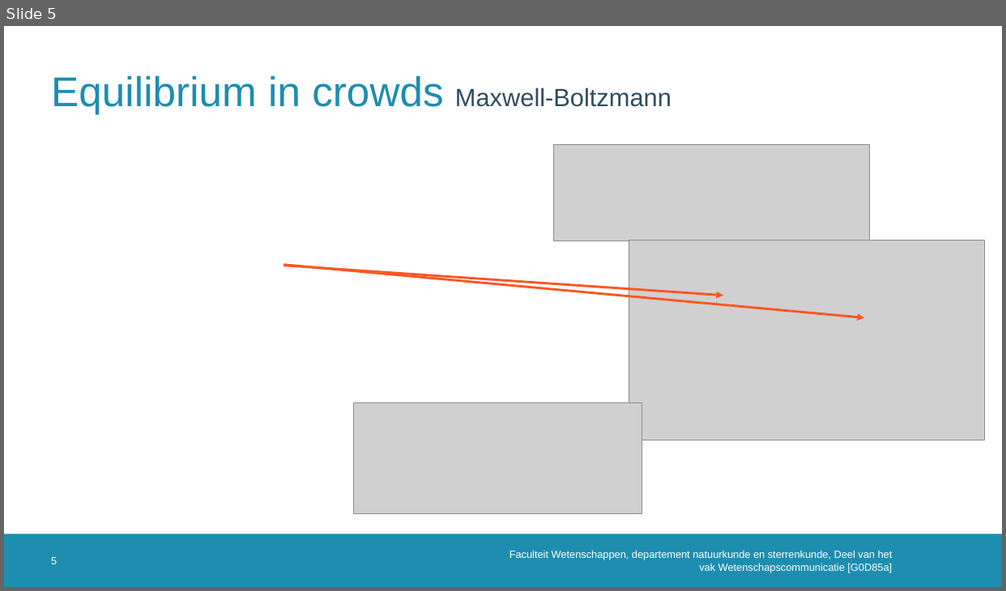
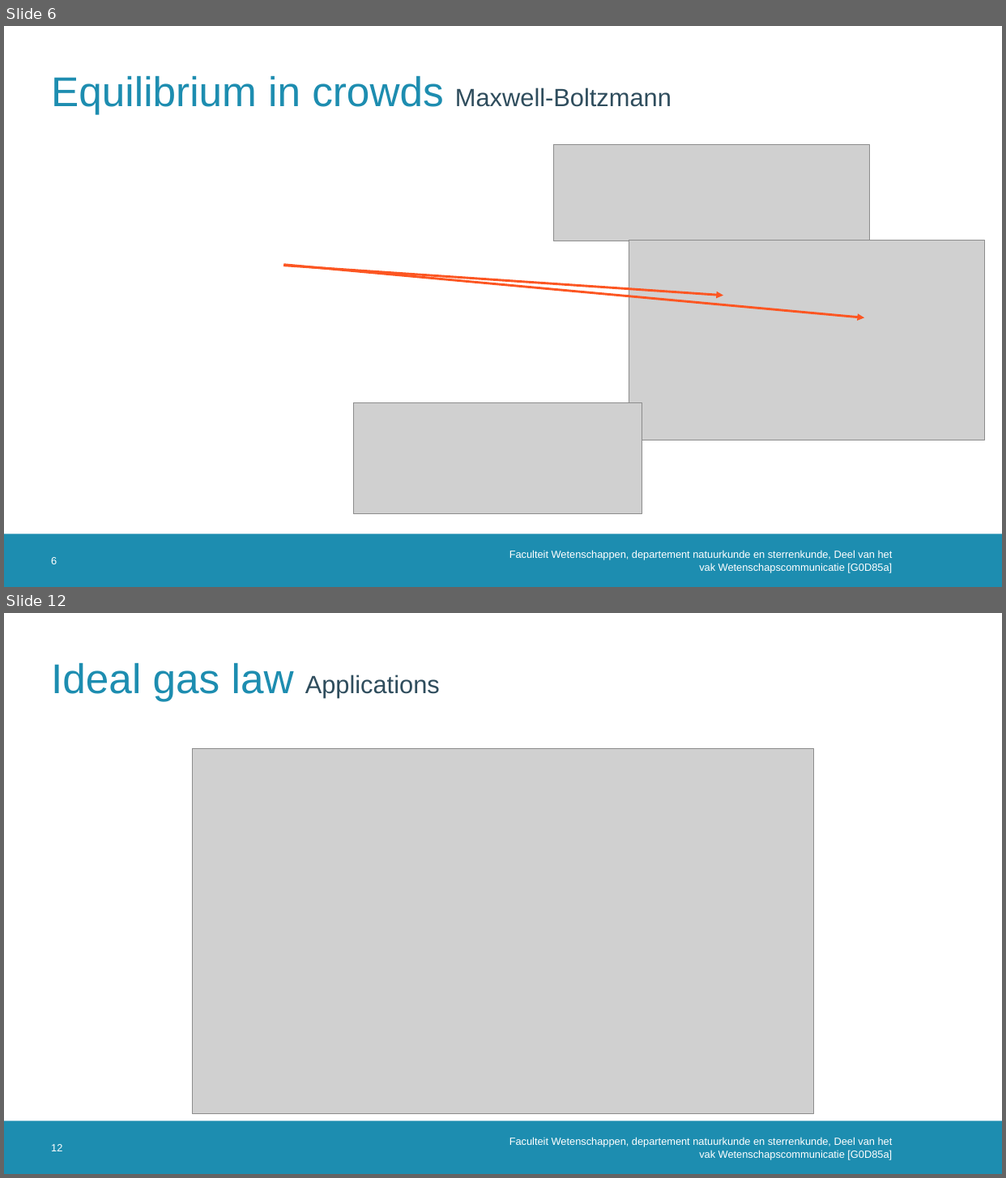
Before and after one commit to MathiMuts/WetCom, a slide deck: Crowds- Li.pptx. Shown one above the other, each under a label of ours: slide 5 before the commit, slides 6 and 12 after it; the slides between them are not shown. The pictures are 1006x591 and 1006x1178 pixels, drawn with LibreOffice and Linux fonts; fonts in the diff are those of the drawing; grey boxes stand for pictures; background and template pictures are left out. Boxes give left, top, right and bottom in pixels: in the first picture for what was removed or moved away, otherwise in the second. Text is boxed around its words. In the diff, an @@ line names an element or a change of style, - is before the commit and + after.

```diff
--- a/Crowds- Li.pptx
+++ b/Crowds- Li.pptx
@@ slide 12 added at <box>4,613,1002,1174</box>, background #FFFFFF; not listed: 1 template element that a slide beside it also shows @@
@@ title added at <box>51,662,440,701</box>, 24 pt, text #2F4D5D @@
+Ideal gas law Applications
@@ picture added at <box>192,748,814,1114</box> @@
@@ page number added at <box>51,1144,62,1152</box>, 10 pt, text #FFFFFF @@
+12
@@ text added at <box>509,1137,893,1160</box>, 10 pt, text #FFFFFF @@
+Faculteit Wetenschappen, departement natuurkunde en sterrenkunde, Deel van het vak Wetenschapscommunicatie [G0D85a]
@@ what was slide 5 is now slide 6 @@
@@ page number at <box>51,557,57,565</box>: text changed @@
-5
+6
```
Also in this commit, not shown: 4 slides changed, 8 other slides added.
